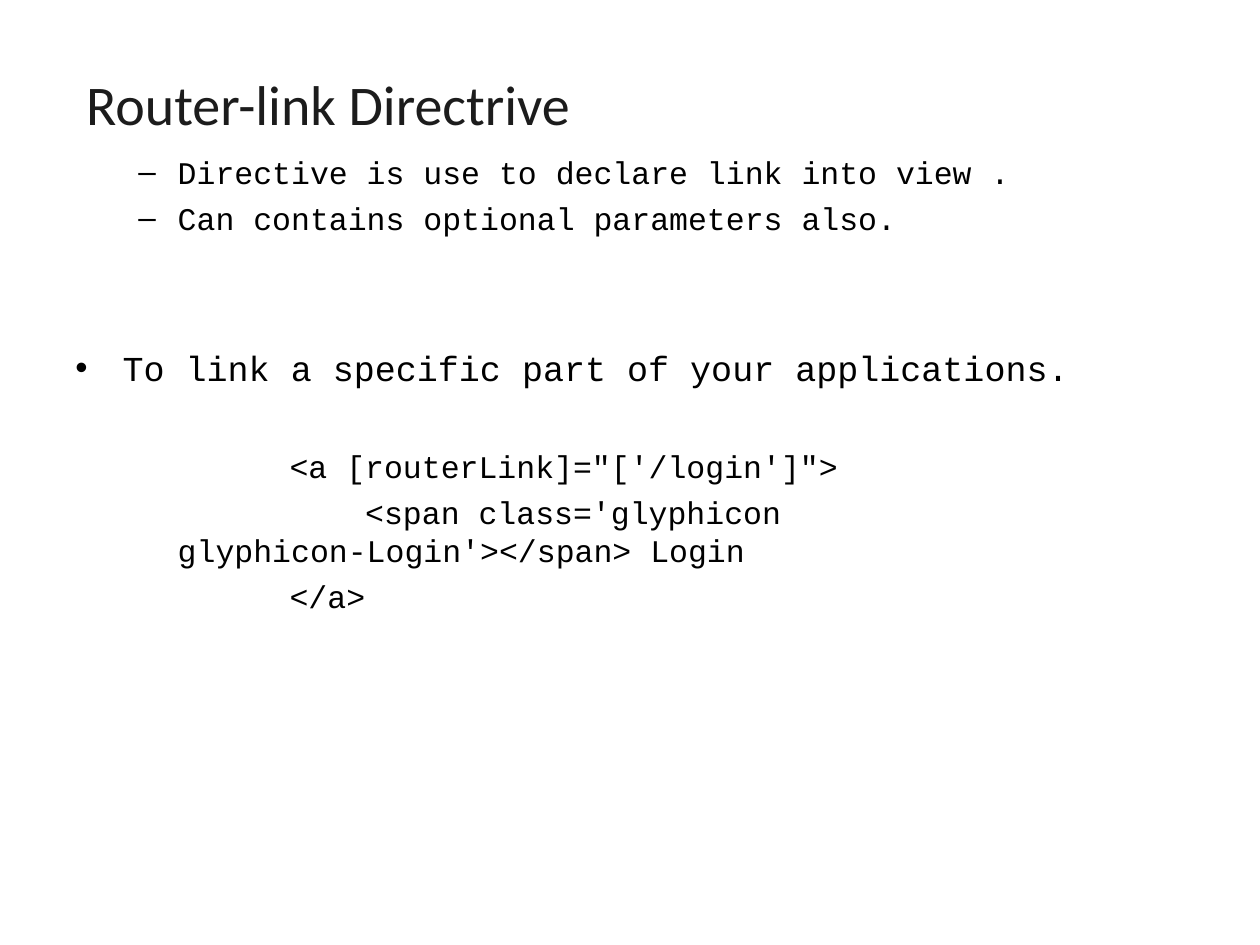
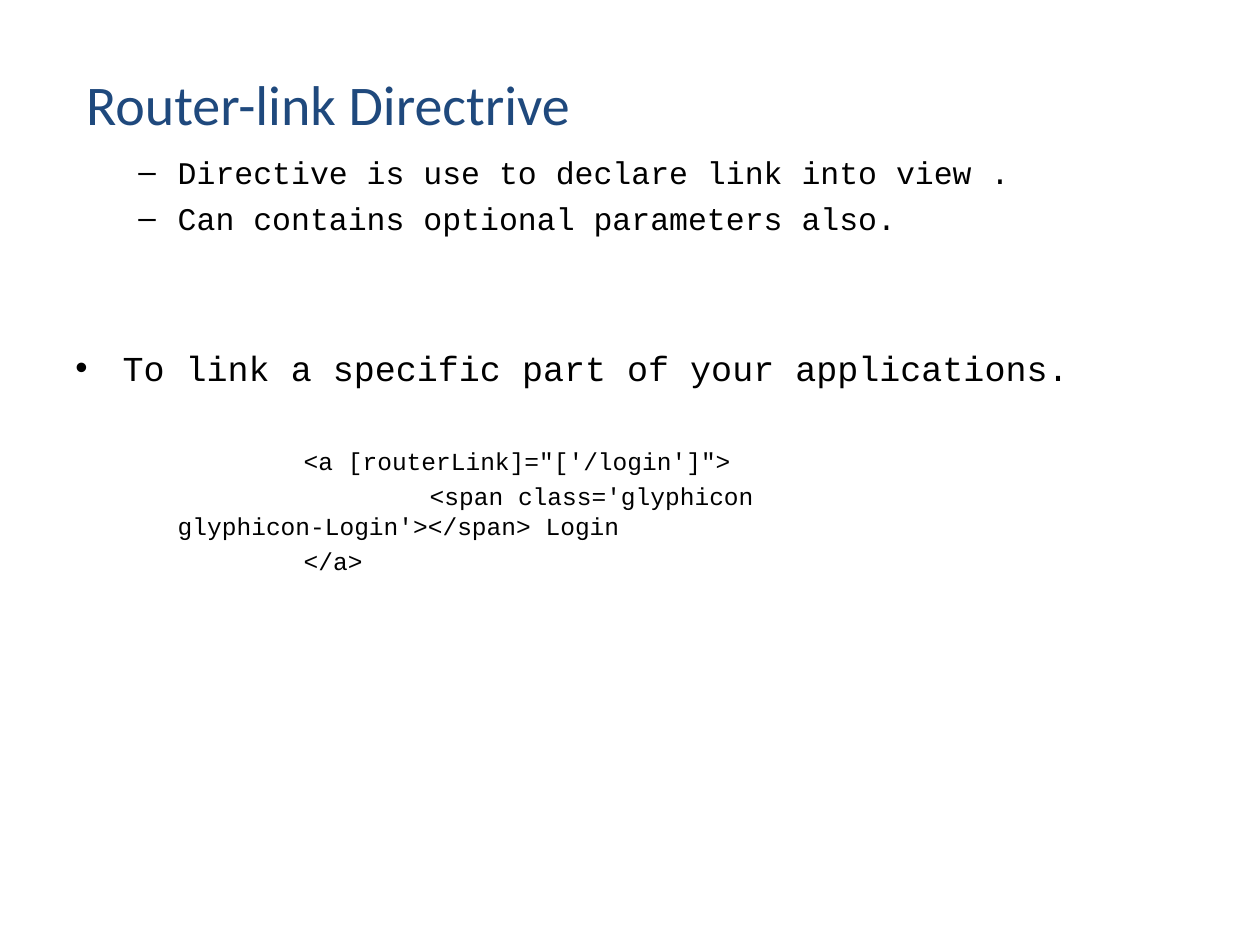
Before and after one commit to vishnumvn/AngularJS_Tut, a slide deck: slide 55 of Materials/Angular_Module02.ppt. Drawn at 1260x945 pixels with LibreOffice and Linux fonts; fonts in the diff are those of the drawing. Boxes give left, top, right and bottom in pixels: in the first picture for what was removed or moved away, otherwise in the second. Text is boxed around its words. In the diff, an @@ line names an element or a change of style, - is before the commit and + after.

```diff
--- a/Materials/Angular_Module02.ppt
+++ b/Materials/Angular_Module02.ppt
@@ title "Router-link Directrive" at [86, 86, 570, 126]: text colour #1C1C1C to #1F497D @@
@@ text at [178, 452, 753, 571]: size 18 to 14 pt in "<a [routerLink]="['/login']">", "<span class='glyphicon glyphicon-Login'></span> Login", "</a>"; less space between paragraphs @@
```
Also in this commit, not shown: 116 other slides changed, 57 other files.
